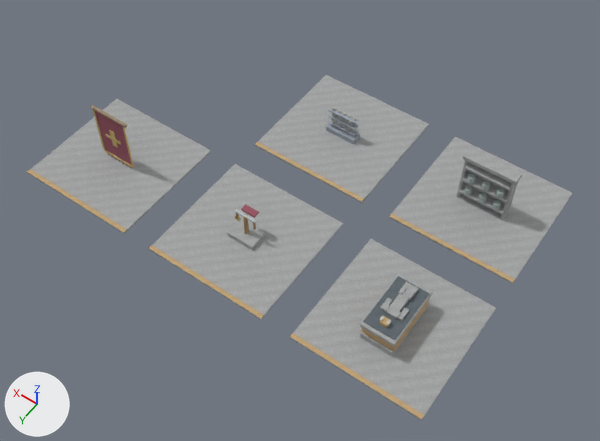
The glTF model development/levels/primitive-props-v1/site-kits/level_blockout_kit_wld_10_p04.glb, before and after one commit.
Both versions are drawn from a 50 mm camera at (-13.6, 18.8, 27.0) aimed at (-1.2, 1.5, -0.2). Every picture has the same lights, and +X, +Y and +Z are marked at lower left. The older version comes first. Vertices at exactly the same position are counted once.

In view in the first picture: 'level_blockout_kit_wld_10_p04'.
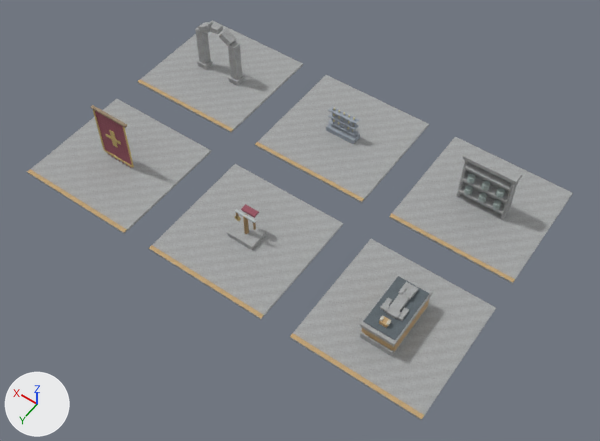
What differs and where, as boxes (x1, y1, x2, y2) in the pictures (600 x 441 px):
'level_blockout_kit_wld_10_p04', reshaped (16% taller): before (27, 75, 573, 420); after (27, 20, 573, 420)
part 1 of me_monastery_of_ashen_bells_map_kit_contact_room, added: after (137, 20, 303, 133)
part 2 of me_monastery_of_ashen_bells_map_kit_contact_room, added: after (228, 41, 242, 80)
part 3 of me_monastery_of_ashen_bells_map_kit_contact_room, added: after (195, 26, 211, 64)
part 4 of me_monastery_of_ashen_bells_map_kit_contact_room, added: after (210, 22, 223, 35)
part 5 of me_monastery_of_ashen_bells_map_kit_contact_room, added: after (228, 75, 244, 86)
part 6 of me_monastery_of_ashen_bells_map_kit_contact_room, added: after (197, 60, 212, 70)
part 7 of me_monastery_of_ashen_bells_map_kit_contact_room, added: after (137, 80, 233, 131)
part 8 of me_monastery_of_ashen_bells_map_kit_contact_room, added: after (198, 22, 236, 47)

What the commit changed:
me_monastery_of_ashen_bells_map_kit_contact_room is used by ob_level_blockout_kit_wld_10_p04; location (0.0, 0.0, 0.0).
me_monastery_of_ashen_bells_map_kit_contact_room had 922 vertices, 1504 faces and spanned x -9.8..9.8, y -6.3..6.3, z -0.1..2.8.
me_monastery_of_ashen_bells_map_kit_contact_room now has 994 vertices, 1612 faces and spans x -9.8..9.8, y -6.3..6.3, z -0.1..2.8.
me_monastery_of_ashen_bells_map_kit_contact_room part 1: a new loose piece, a box spanning x 4.175..9.825, y -6.3..-0.7, z -0.11..-0.01, in mat_blockout_stone.
me_monastery_of_ashen_bells_map_kit_contact_room part 2: a new loose piece, a box spanning x 5.85..6.23, y -3.69..-3.31, z 0.0..2.19, in mat_blockout_stone.
me_monastery_of_ashen_bells_map_kit_contact_room part 3: a new loose piece, a box spanning x 7.77..8.15, y -3.69..-3.31, z 0.0..2.19, in mat_blockout_stone.
me_monastery_of_ashen_bells_map_kit_contact_room part 4: a new loose piece, a box spanning x 6.8..7.2, y -3.7..-3.3, z 2.51..2.77, in mat_blockout_stone.
me_monastery_of_ashen_bells_map_kit_contact_room part 5: a new loose piece, a box spanning x 5.78..6.3, y -3.72..-3.22, z 0.0..0.25, in mat_blockout_stone.
me_monastery_of_ashen_bells_map_kit_contact_room part 6: a new loose piece, a box spanning x 7.7..8.22, y -3.72..-3.22, z 0.0..0.25, in mat_blockout_stone.
me_monastery_of_ashen_bells_map_kit_contact_room part 7: a new loose piece, a box spanning x 4.175..9.825, y -0.89..-0.71, z -0.013..0.002, in mat_blockout_accent.
Part 8, on me_monastery_of_ashen_bells_map_kit_contact_room:
8 vertices are added at x 6.0..8.0, y -3.7, z 2.1..2.7.
8 new vertices lie (0.0, 0.4, 0.0) away from vertices in x 6.0..8.0, y -3.7, z 2.1..2.7.
24 new faces join them, mat_blockout_stone.
